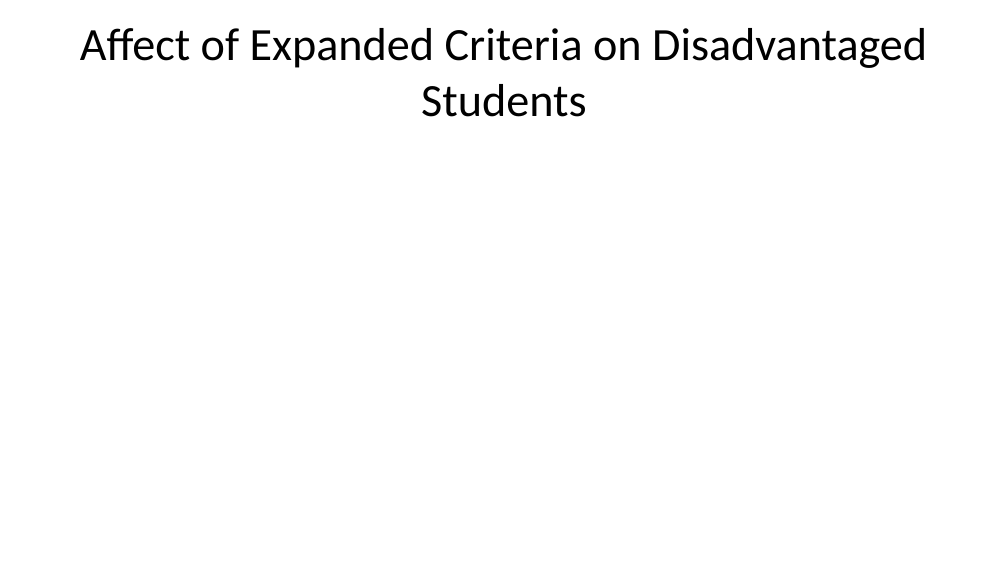
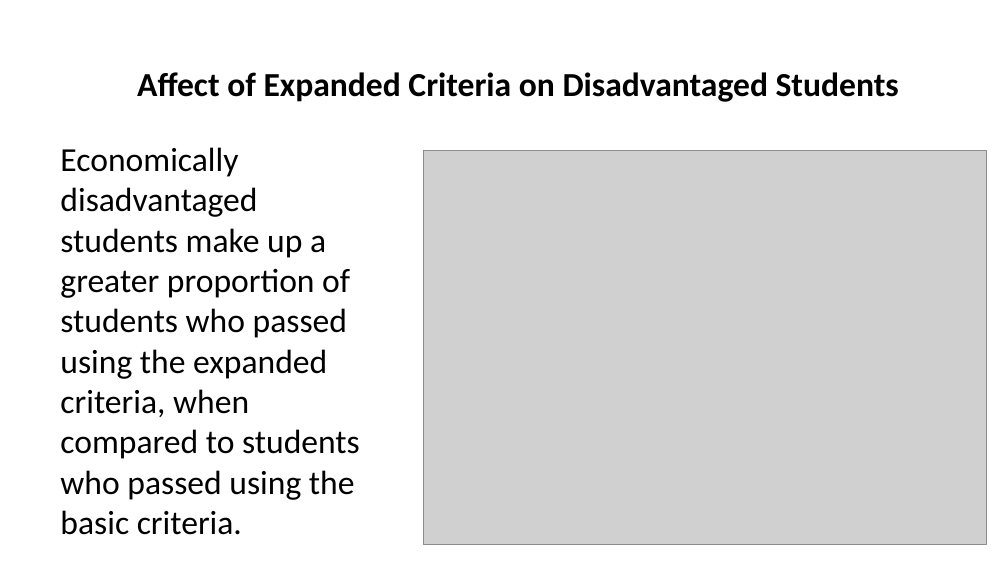
Before and after one commit to guhatanuj/DHCE-Project, a slide deck: slide 5 of Guha-s-Work.pptx. Drawn at 1008x567 pixels with LibreOffice and Linux fonts; fonts in the diff are those of the drawing; grey boxes stand for pictures. Boxes give left, top, right and bottom in pixels: in the first picture for what was removed or moved away, otherwise in the second. Text is boxed around its words. In the diff, an @@ line names an element or a change of style, - is before the commit and + after.

```diff
--- a/Guha-s-Work.pptx
+++ b/Guha-s-Work.pptx
@@ title "Affect of Expanded Criteria on ...": place and size @@
-title "Affect of Expanded Criteria on ..." at [80, 28, 927, 117]
+title "Affect of Expanded Criteria on ..." at [137, 72, 899, 102]
@@ title "Affect of Expanded Criteria on ..." at [137, 72, 899, 102]: size 33 to 24 pt, bold on; vertical alignment middle to bottom @@
@@ text added at [60, 147, 360, 535], 24 pt, text #000000 @@
+Economically disadvantaged students make up a greater proportion of students who passed using the expanded criteria, when compared to students who passed using the basic criteria.
@@ picture added at [423, 151, 986, 545] @@
```
Also in this commit, not shown: 2 other slides changed, 1 slide added, 1 slide removed, 1 other file.
